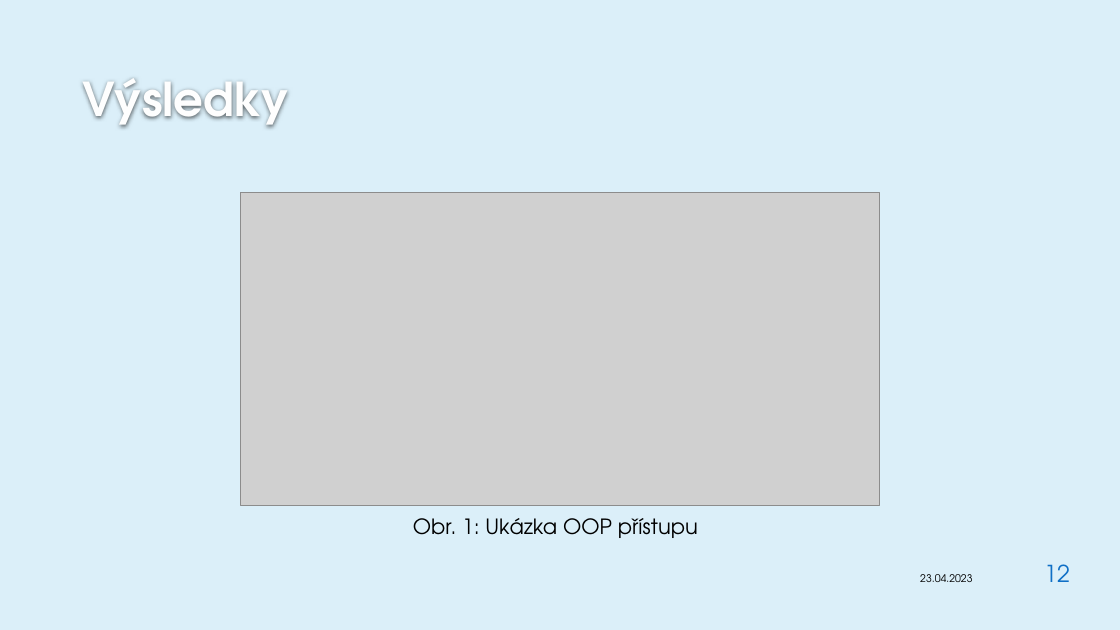
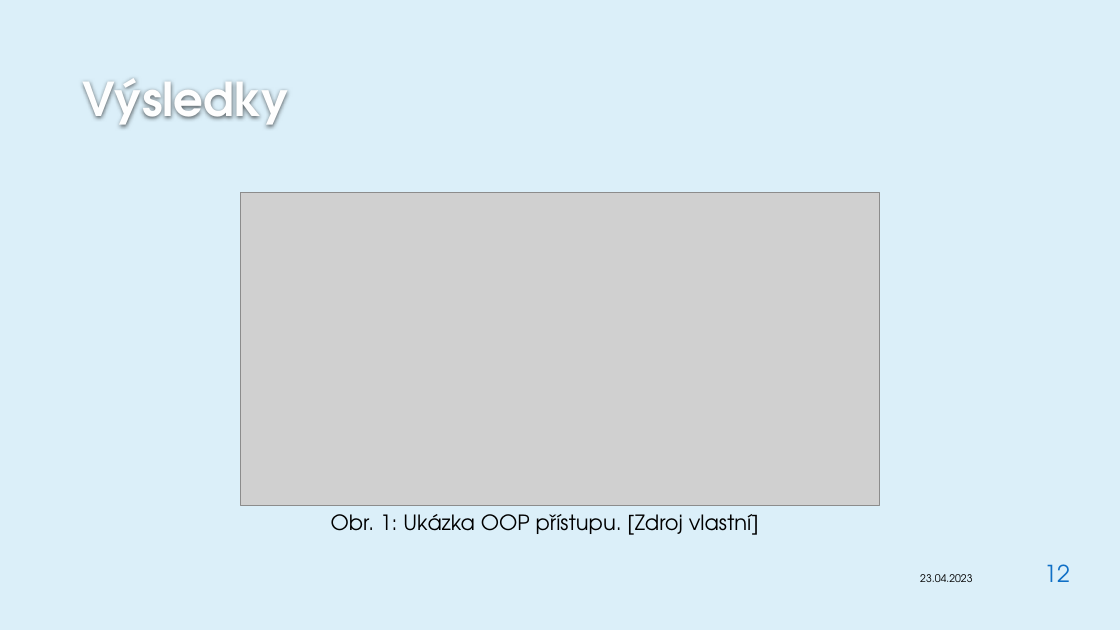
Before and after one commit to JanaCZek/diplomka, a slide deck: slide 12 of Dokumentace/obhajoba/janecka.pptx. Drawn at 1120x630 pixels with LibreOffice and Linux fonts; fonts in the diff are those of the drawing; grey boxes stand for pictures; background and template pictures are left out. Boxes give left, top, right and bottom in pixels: in the first picture for what was removed or moved away, otherwise in the second. Text is boxed around its words. In the diff, an @@ line names an element or a change of style, - is before the commit and + after.

```diff
--- a/Dokumentace/obhajoba/janecka.pptx
+++ b/Dokumentace/obhajoba/janecka.pptx
@@ text at box(331, 514, 759, 535): text changed @@
-Obr. 1: Ukázka OOP přístupu
+Obr. 1: Ukázka OOP přístupu. [Zdroj vlastní]
```
Also in this commit, not shown: 5 other slides changed, 4 other files.
